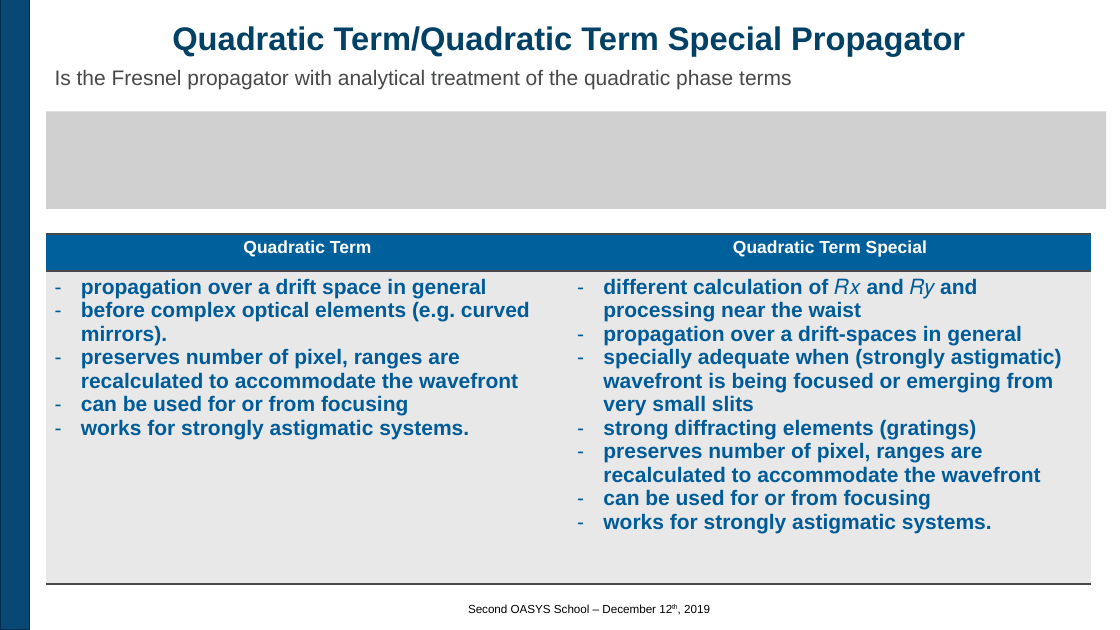
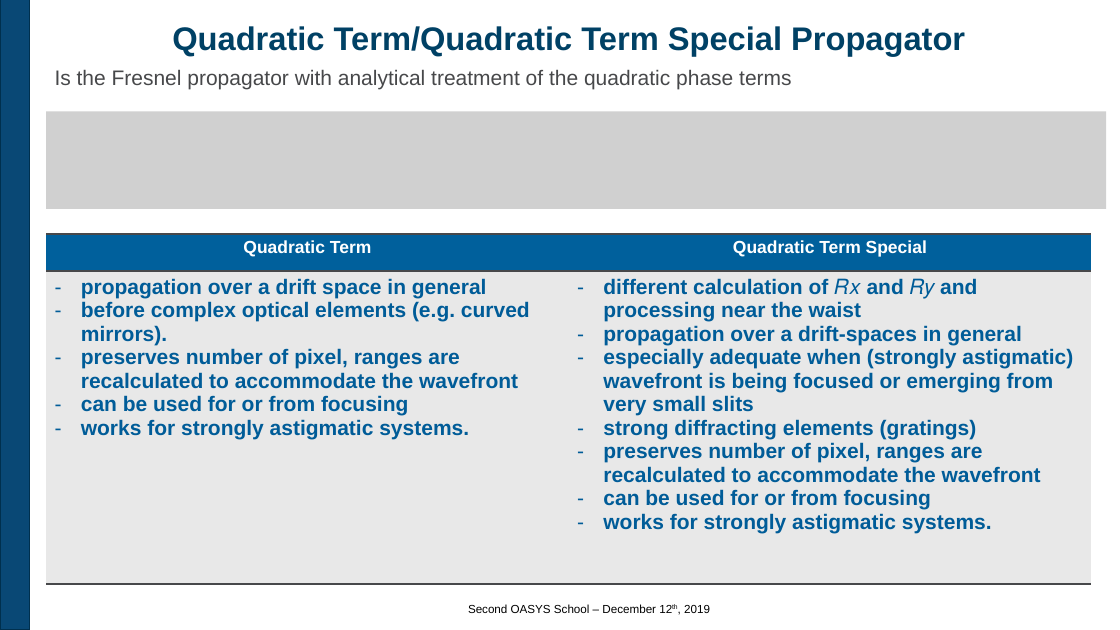
Before and after one commit to oasys-kit/oasys_school, a slide deck: slide 21 of second/slides/Introduction_to_SRW.pptx. Drawn at 1120x630 pixels with LibreOffice and Linux fonts; fonts in the diff are those of the drawing; grey boxes stand for pictures; background and template pictures are left out. Boxes give left, top, right and bottom in pixels: in the first picture for what was removed or moved away, otherwise in the second. Text is boxed around its words. In the diff, an @@ line names an element or a change of style, - is before the commit and + after.

```diff
--- a/second/slides/Introduction_to_SRW.pptx
+++ b/second/slides/Introduction_to_SRW.pptx
@@ table at (46,234,1091,584) @@
-row 2, column 2: different calculation of 𝑅𝑥 and 𝑅𝑦 and processing near the waist / propagation over a drift-spaces in general / specially adequate when (strongly astigmatic) wavefront is being focused or emerging from very small slits / strong diffracting elements (gratings) / preserves number of pixel, ranges are recalculated to accommodate the wavefront / can be used for or from focusing / works for strongly astigmatic systems.
+row 2, column 2: different calculation of 𝑅𝑥 and 𝑅𝑦 and processing near the waist / propagation over a drift-spaces in general / especially adequate when (strongly astigmatic) wavefront is being focused or emerging from very small slits / strong diffracting elements (gratings) / preserves number of pixel, ranges are recalculated to accommodate the wavefront / can be used for or from focusing / works for strongly astigmatic systems.
```
Also in this commit, not shown: 1 other file.
